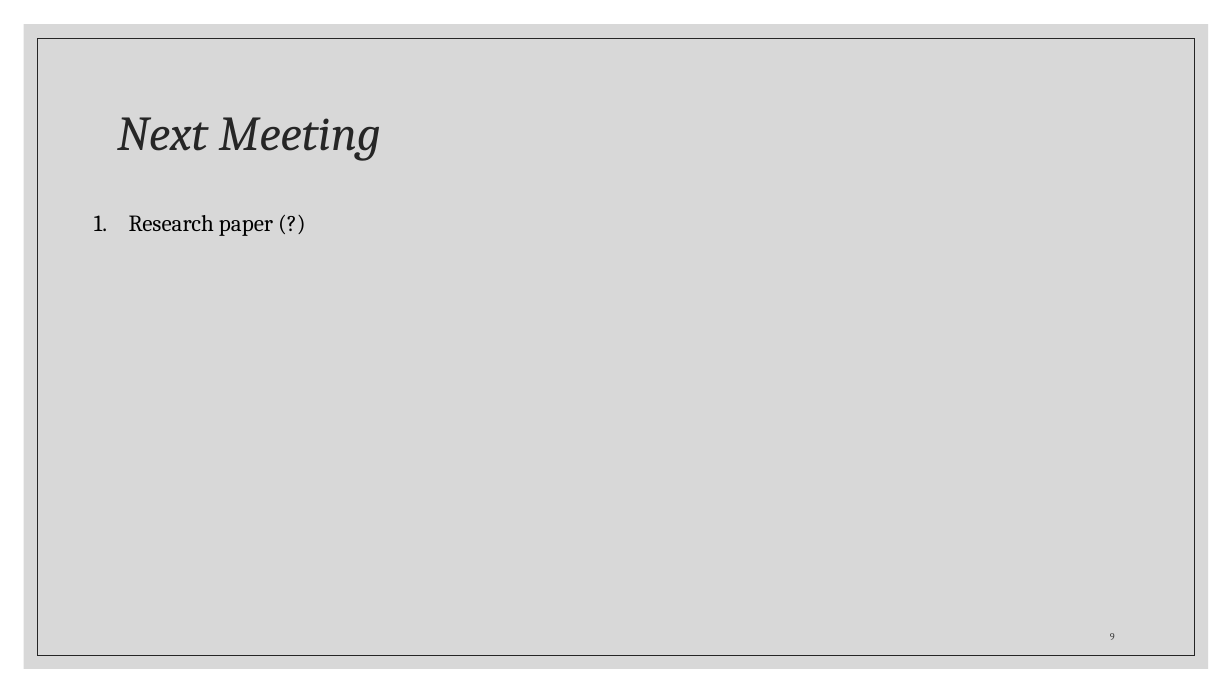
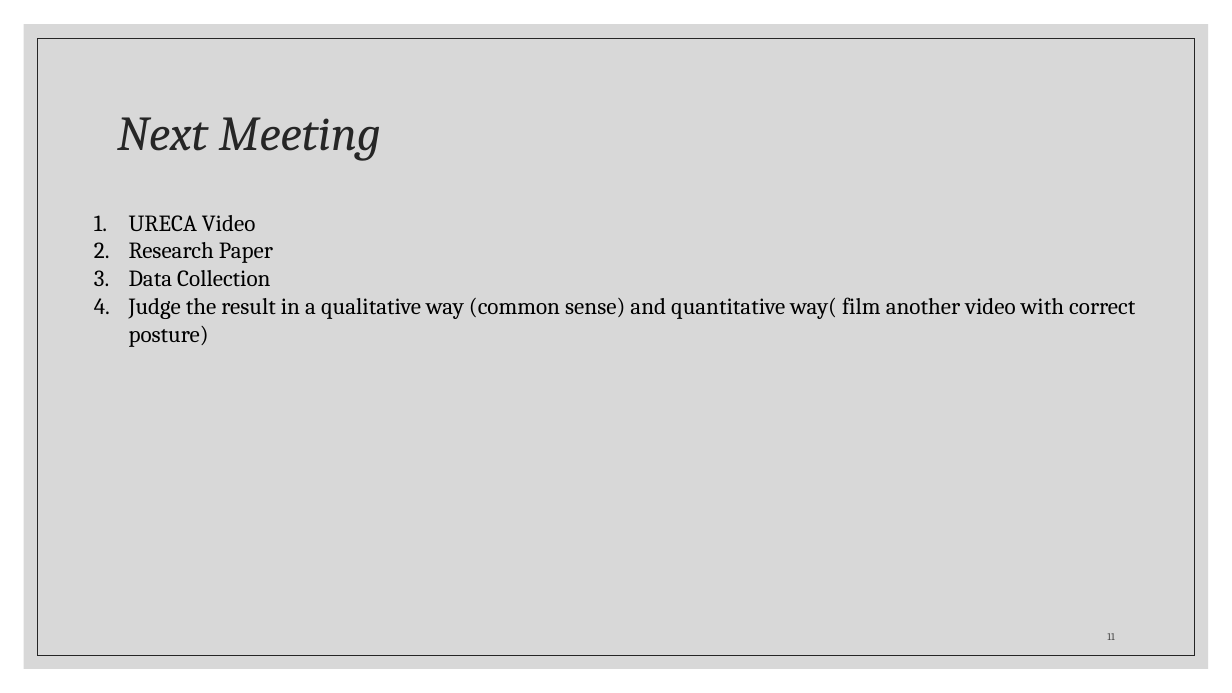
Before and after one commit to Albertlor/URECA, a slide deck: slide 11 of Meeting_Materials/Ergonomics Semester 2 Week 9.pptx (slide 9 before the commit). Drawn at 1232x693 pixels with LibreOffice and Linux fonts; fonts in the diff are those of the drawing. Boxes give left, top, right and bottom in pixels: in the first picture for what was removed or moved away, otherwise in the second. Text is boxed around its words. In the diff, an @@ line names an element or a change of style, - is before the commit and + after.

```diff
--- a/Meeting_Materials/Ergonomics Semester 2 Week 9.pptx
+++ b/Meeting_Materials/Ergonomics Semester 2 Week 9.pptx
@@ text at <box>129,215,1135,347</box>: text changed @@
-1. Research paper (?)
+1. URECA Video
+2. Research Paper
+3. Data Collection
+4. Judge the result in a qualitative way (common sense) and quantitative way( film another video with correct posture)
@@ page number at <box>1107,633,1114,640</box>: text changed @@
-9
+11
```
Also in this commit, not shown: 4 other slides changed, 2 slides added, 30 other files.
